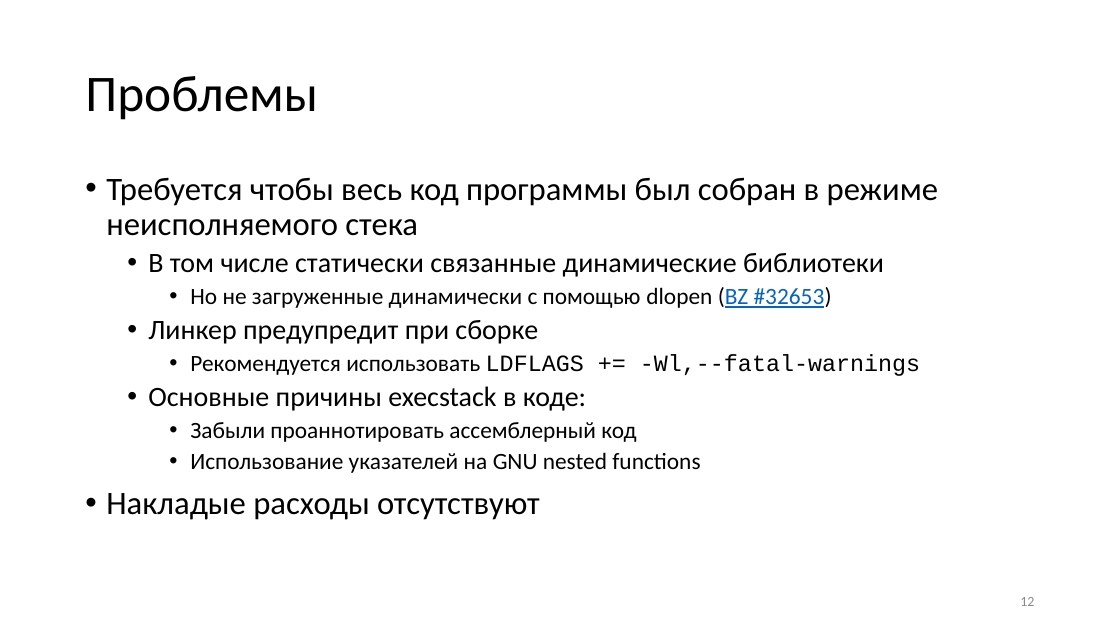
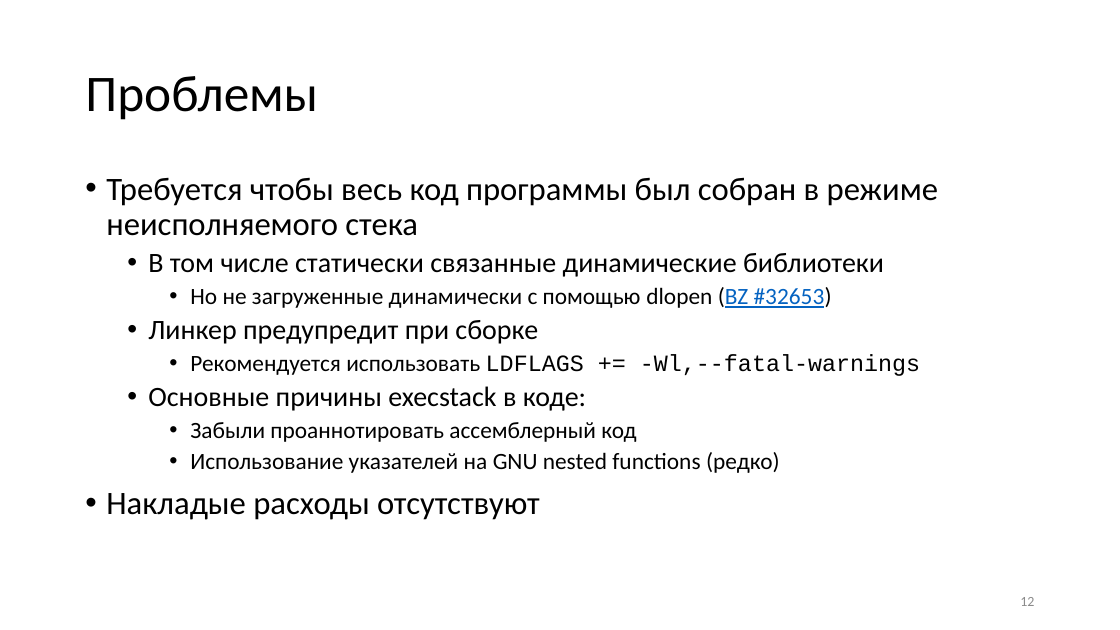
Before and after one commit to yugr/slides, a slide deck: slide 12 of CppZeroCost/2025/RU.pptx. Drawn at 1120x630 pixels with LibreOffice and Linux fonts; fonts in the diff are those of the drawing. Boxes give left, top, right and bottom in pixels: in the first picture for what was removed or moved away, otherwise in the second. Text is boxed around its words. In the diff, an @@ line names an element or a change of style, - is before the commit and + after.

```diff
--- a/CppZeroCost/2025/RU.pptx
+++ b/CppZeroCost/2025/RU.pptx
@@ text at [190, 452, 780, 473]: text changed @@
-    • Использование указателей на GNU nested functions
+    • Использование указателей на GNU nested functions (редко)
```
Also in this commit, not shown: 11 other slides changed, 5 other files.
